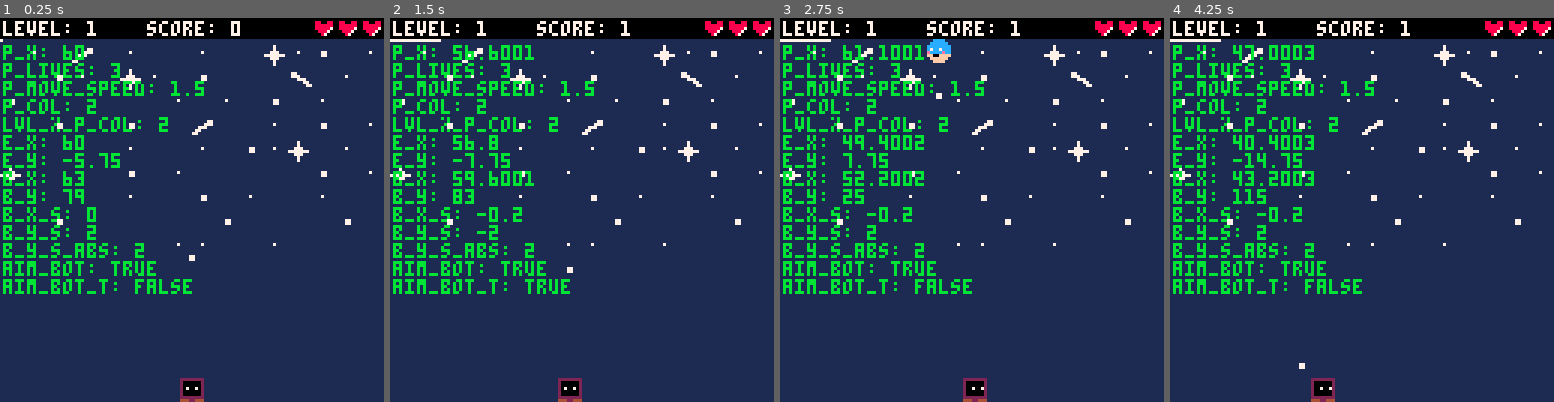
Above: before the commit, frames 1-4 (left to right).
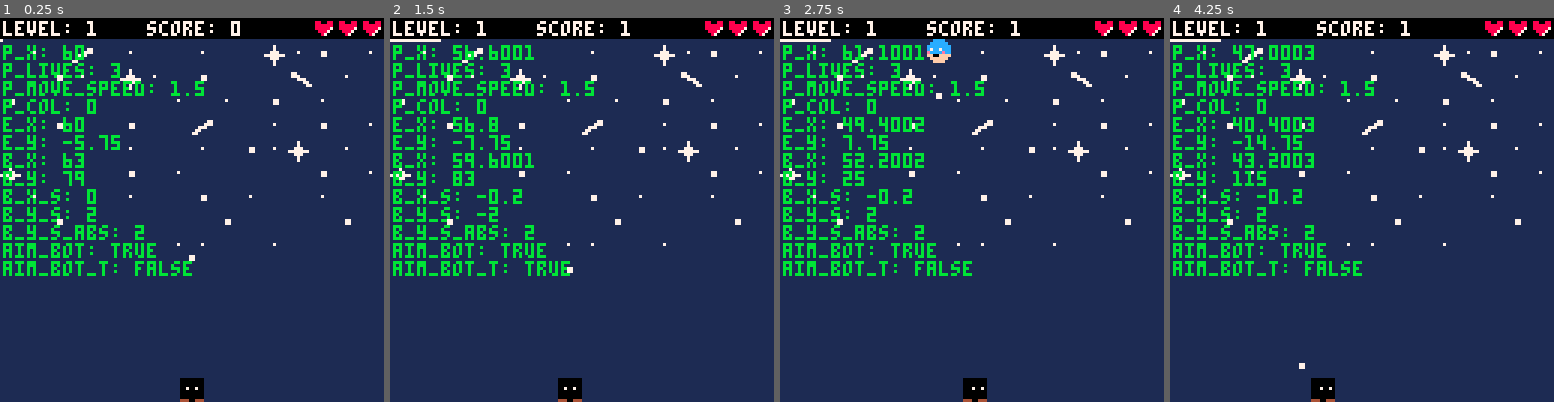
Above: after the commit, the same moments.

Repository: diodemusic/infinipong
Game: PICO-8 cartridge src/infinipong.p8
The game is run twice, just before and just after one commit, with the same random seed, the same clock (stepped at 60 frames per second) and the same inputs.
Inputs:
- Up to frame 1 (0.25 s): no input
- Up to frame 2 (1.5 s): tap X (X key) at 0.33, 1.07 s; tap O (Z key) at 0.7 s
- Up to frame 3 (2.75 s): hold Right 1.6-2.1 s; tap O (Z key) at 1.7, 2.1, 2.5 s; tap X (X key) at 1.85 s; hold Up 2.15-2.42 s; hold Right from 2.47 s (still down)
- Up to frame 4 (4.25 s): tap O (Z key) every 0.4 s from 2.9 to 4.1 s; tap X (X key) at 2.97, 4.08 s; release Right at 3.03 s; hold Left 3.08-3.58 s; hold Down 3.63-3.97 s; hold Right from 4.02 s (still down)

The runs differ from the first frame. In frame 1, 3.5% of the frame differs, in the area x 0-54%, y 21-100%; in frame 2, 4.0%; in frame 3, 4.5%; in frame 4, 4.5%.

Commit message:
Fix player movement boundaries

Diff:
--- a/src/main.lua
+++ b/src/main.lua
@@ -45,6 +45,9 @@
         player.moving_right = true
         player.x += player.move_speed
     end
+
+    if player.x < 0 then player.x = 0 end
+    if player.x > 120 then player.x = 120 end
 end
 
 function lose_life()
@@ -128,8 +131,8 @@
         ball.x >= player.x - 2 and ball.x <= player.x + 8
     ) then
         ball.y = player.y - 3
-        ball.y_speed = -max(1, min(abs(ball.y_speed), ball.y_speed_cap))
-        calcuate_ball_x_angle()
+        ball.y_speed = -ball.y_speed
+        calculate_ball_x_angle()
         level_progress += 16
         score += 1 * score_multiplier
         sfx(2)
@@ -145,7 +148,7 @@
     end
 end
 
-function calcuate_ball_x_angle()
+function calculate_ball_x_angle()
     ball.x_speed = ((ball.x - player.x) - 3.5) * ball.x_angle_multiplier
 end
 
@@ -159,18 +162,19 @@
 ------------------- level
 
 function update_level()
-    if (level_progress == 128) then
+    if (level_progress >= 128) then
         level += 1
         score_multiplier += 1
         level_progress = 0
+
+        if not (abs(ball.y_speed >= 4)) then
+            ball.y_speed = -abs(ball.y_speed) - ball.y_speed_increase
+        end
+
         sfx(0)
-
-        if ball.y_speed < ball.y_speed_cap then
-            ball.y_speed = abs(ball.y_speed) + ball.y_speed_increase
-        end
-    end
-
-    player.color = level % #player.colors + 1
+    end
+
+    player.color = ((level-1) % #player.colors) + 1
 end
 
 ------------------- game state
@@ -266,8 +270,7 @@
         "p_x: " .. player.x,
         "p_lives: " .. player.lives,
         "p_move_speed: " .. player.move_speed,
-        "p_col: " .. player.color,
-        "lvl_%_p_col: " .. level % #player.colors + 1,
+        "p_col: " .. player.colors[player.color],
         "e_x: " .. enemy.x,
         "e_y: " .. enemy.y,
         "b_x: " .. ball.x,
@@ -342,7 +345,6 @@
     score = 0
     score_multiplier = 1
     game_over = false
-    last_color_change_bounce = 0
 
     debug_options = {
         show_debug_stats = true,
